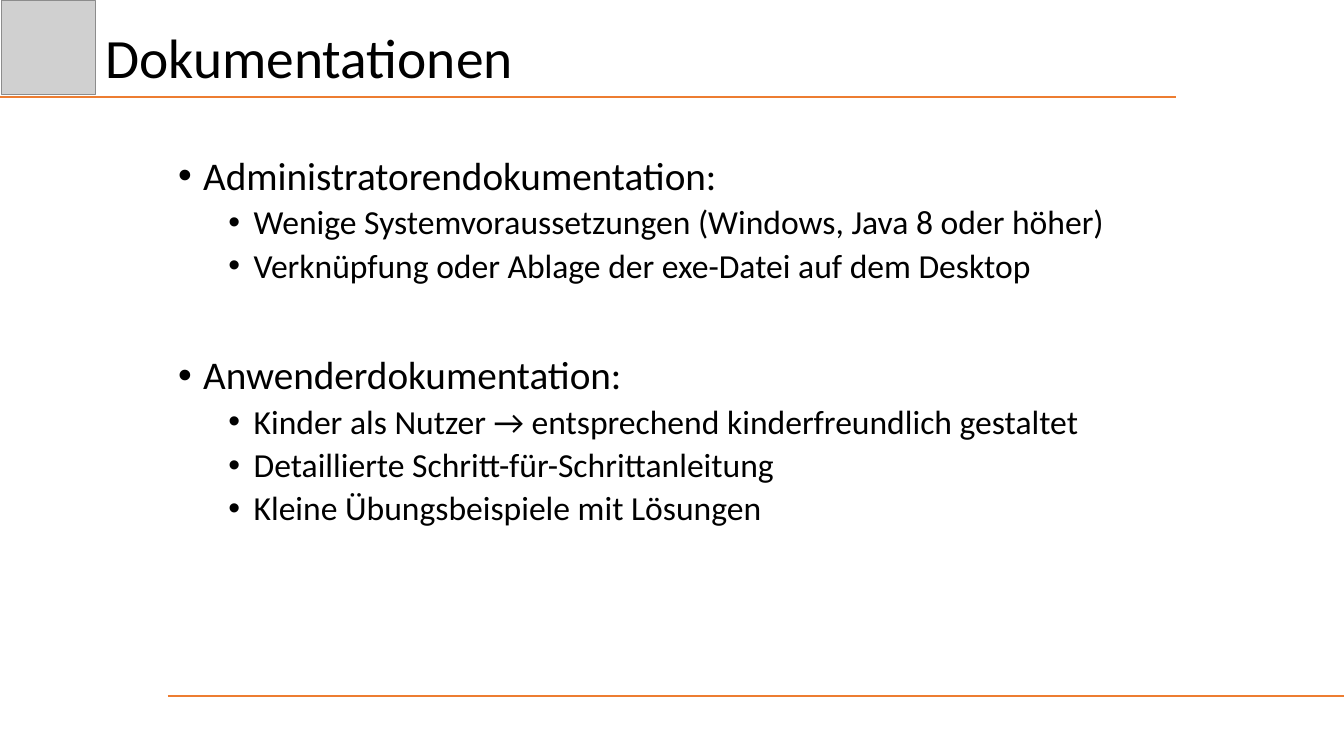
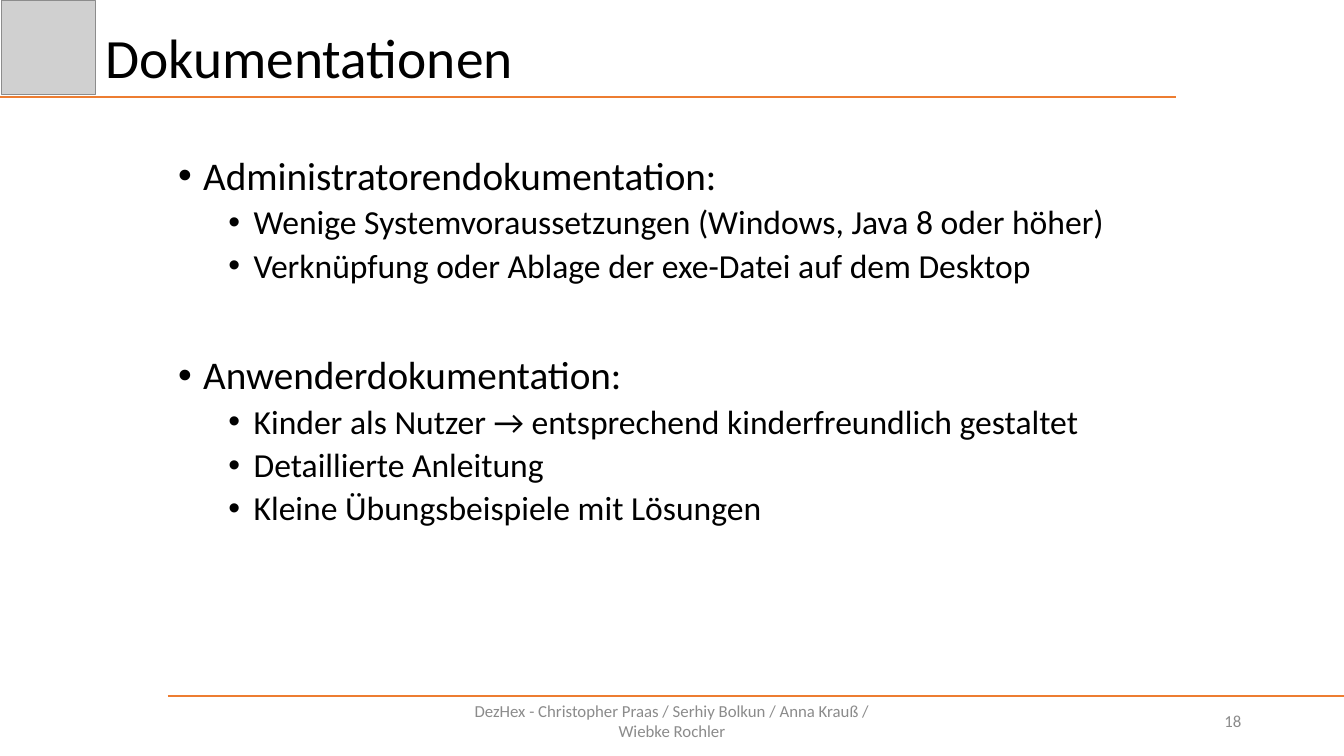
Before and after one commit to Schnitzel128/sejava, a slide deck: slide 18 of Präsentation/DezHex.pptx. Drawn at 1344x756 pixels with LibreOffice and Linux fonts; fonts in the diff are those of the drawing; grey boxes stand for pictures. Boxes give left, top, right and bottom in pixels: in the first picture for what was removed or moved away, otherwise in the second. Text is boxed around its words. In the diff, an @@ line names an element or a change of style, - is before the commit and + after.

```diff
--- a/Präsentation/DezHex.pptx
+++ b/Präsentation/DezHex.pptx
@@ text at (254,453,543,483): text changed @@
-  • Detaillierte Schritt-für-Schrittanleitung
+  • Detaillierte Anleitung
@@ text added at (475,705,859,737), 12 pt, text #8C8C8C @@
+DezHex - Christopher Praas / Serhiy Bolkun / Anna Krauß / Wiebke Rochler
@@ page number added at (1224,715,1241,727), 12 pt, text #8C8C8C @@
+18
```
Also in this commit, not shown: 18 other slides changed, 4 slides added, 5 slides removed, 1 other file.
